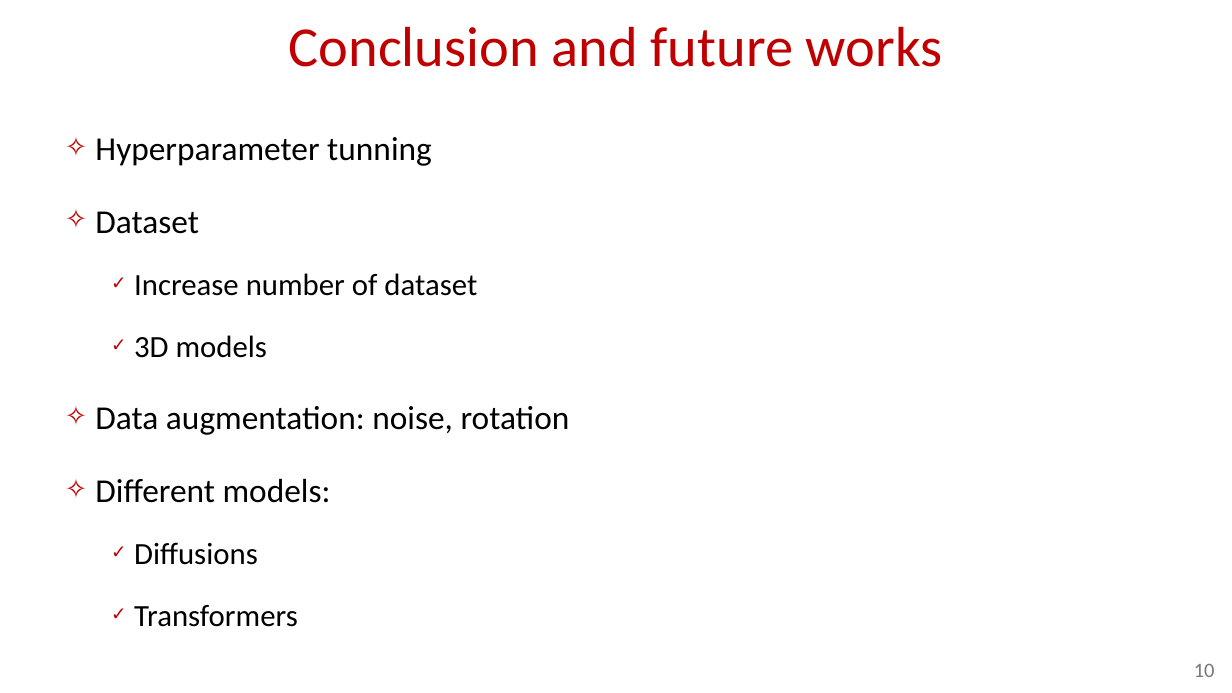
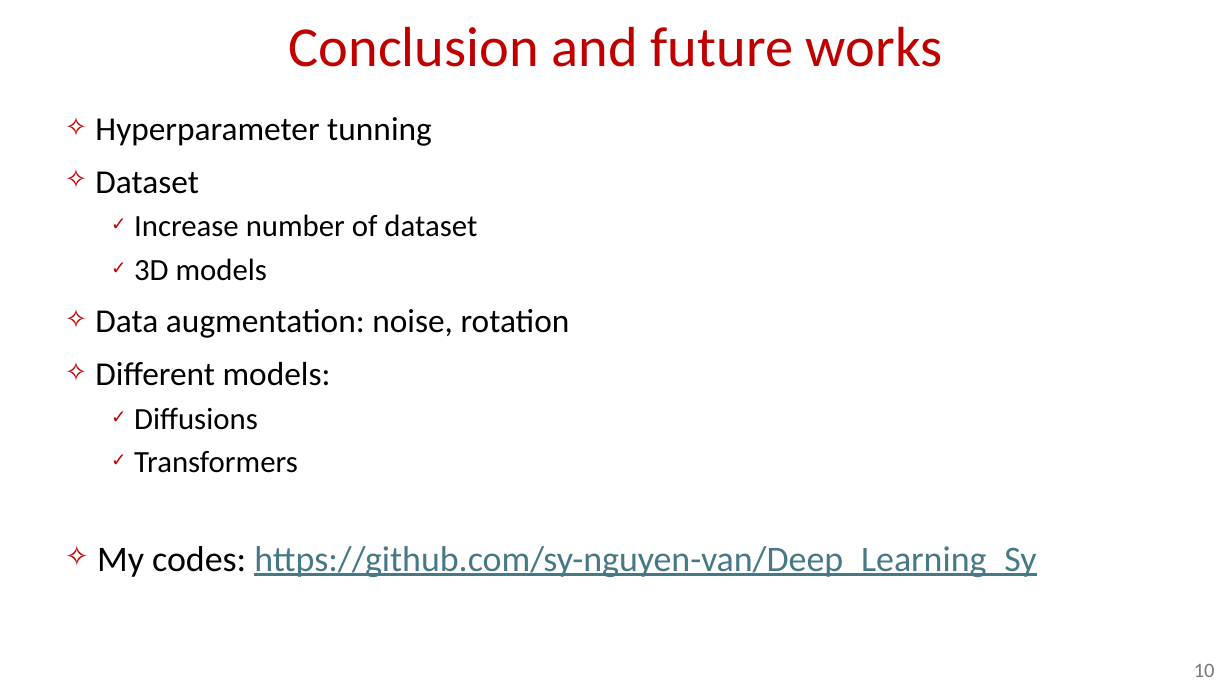
Before and after one commit to sy-nguyen-van/Deep_Learning_Sy, a slide deck: slide 10 of Sy_Unet_CNN.pptx. Drawn at 1232x693 pixels with LibreOffice and Linux fonts; fonts in the diff are those of the drawing. Boxes give left, top, right and bottom in pixels: in the first picture for what was removed or moved away, otherwise in the second. Text is boxed around its words. In the diff, an @@ line names an element or a change of style, - is before the commit and + after.

```diff
--- a/Sy_Unet_CNN.pptx
+++ b/Sy_Unet_CNN.pptx
@@ text at [95,117,570,473]: line spacing 1.5 to 1 @@
@@ text at [97,546,1036,577]: paragraph added @@
+✧ My codes: https://github.com/sy-nguyen-van/Deep_Learning_Sy
```
Also in this commit, not shown: 5 other slides changed, 7 other files.
